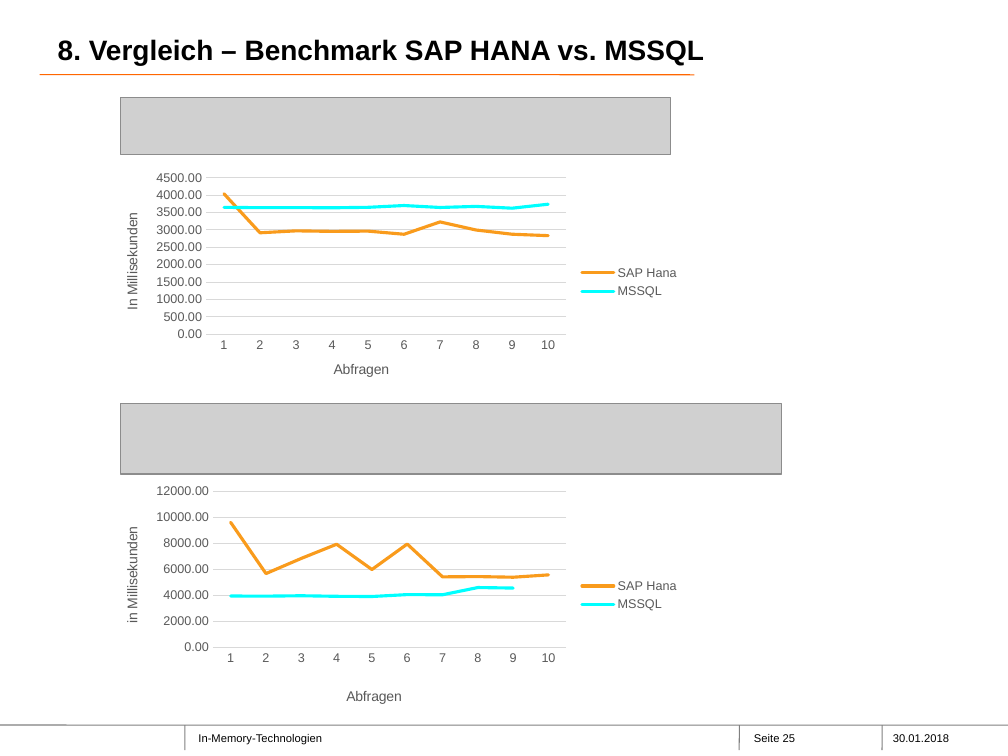
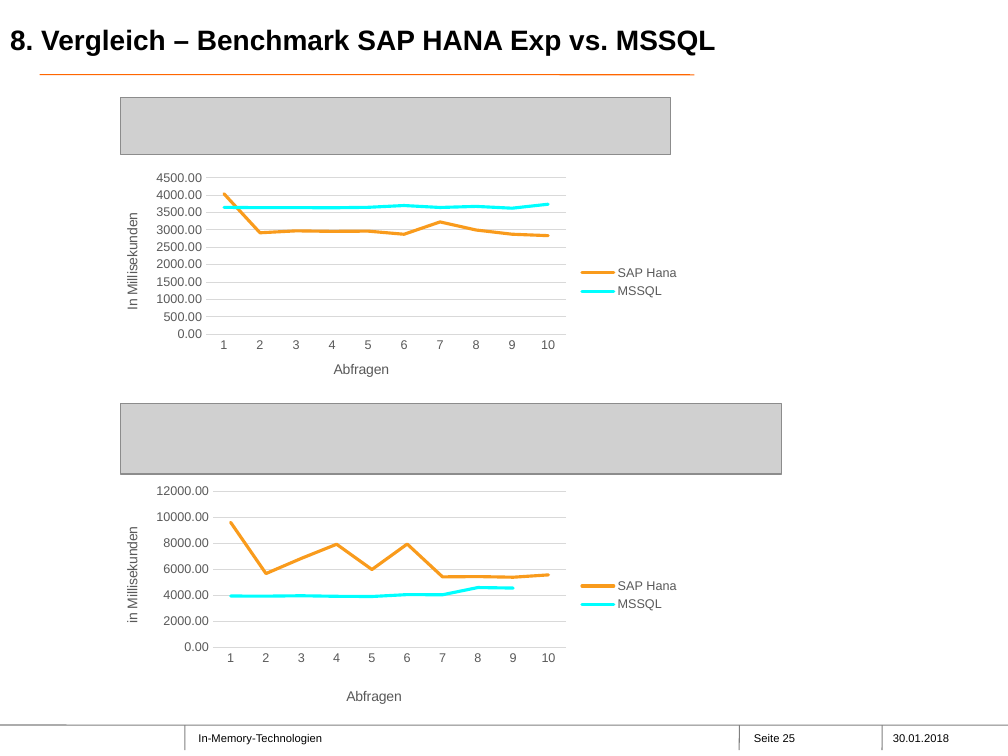
Before and after one commit to Philwi/ProjektseminarInMemory, a slide deck: slide 25 of FINAL.pptx. Drawn at 1008x756 pixels with LibreOffice and Linux fonts; fonts in the diff are those of the drawing; grey boxes stand for pictures; background and template pictures are left out. Boxes give left, top, right and bottom in pixels: in the first picture for what was removed or moved away, otherwise in the second. Text is boxed around its words. In the diff, an @@ line names an element or a change of style, - is before the commit and + after.

```diff
--- a/FINAL.pptx
+++ b/FINAL.pptx
@@ title at [10,29,716,55]: text changed @@
-8. Vergleich – Benchmark SAP HANA vs. MSSQL
+8. Vergleich – Benchmark SAP HANA Exp vs. MSSQL
```
Also in this commit, not shown: 10 other slides changed.
